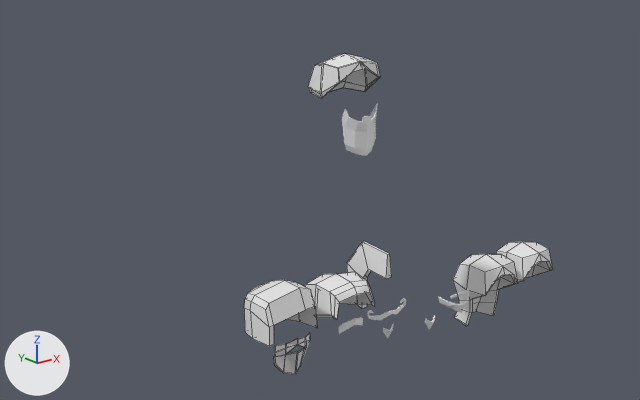
The FBX model Assets/3D models/Humans/Hair/HumanModel_Hair.fbx: old version first, new version second.
Before and after are seen from a 50 mm camera at (-21.6, -26.1, 14.2) aimed at (0.3, 1.3, 3.2). Arrows for +X, +Y and +Z are at lower left; the lights stay in place. Mesh edges are drawn as thin lines on the coarser meshes.

The older version as bpy lines, for what is in view:
```python
me_hairtype2 = bpy.data.meshes.new('HairType2')
me_hairtype2.from_pydata(...)  # 16 vertices, 14 faces; spans x -0.1..0.2, y -1.08..1.56, z -1.82..1.21
me_hairtype4_001 = bpy.data.meshes.new('HairType4.001')
me_hairtype4_001.from_pydata(...)  # 48 vertices, 50 faces; spans x -1.17..1.17, y -1.04..1.26, z -1.16..0.47
me_hairtype5_001 = bpy.data.meshes.new('HairType5.001')
me_hairtype5_001.from_pydata(...)  # 68 vertices, 70 faces; spans x -1.26..1.26, y -1.19..1.34, z -3.02..0.45
ob_hairtype2 = bpy.data.objects.new('HairType2', me_hairtype2)
ob_hairtype2.location = (2.0, 0.0, 0.0)
ob_hairtype4 = bpy.data.objects.new('HairType4', me_hairtype4_001)
ob_hairtype4.location = (0.0, -0.5, 9.0)
ob_hairtype5 = bpy.data.objects.new('HairType5', me_hairtype5_001)
ob_hairtype5.location = (8.8, -0.5, -1.11)
# also in view: 'FacialHairType4' at (0.0, -1.6, 6.7); 'HairType6' at (11.4, -0.4, -1.9); 'HairType3' at (-3.0, 0.0, -0.2); 'FacialHairType1' at (-3.0, -1.2, -1.8); 'HairType1' at (0.0, -0.1, -0.5)
```
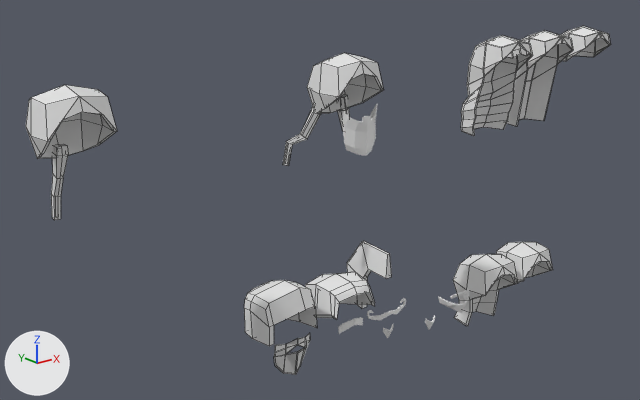
Commit message: Added more hair types

Pixel boxes (x1, y1, x2, y2) of what changed, in the pictures (640 x 400 px):
'HairType10', added
    after: (26, 85, 117, 220)
'HairType7', added
    after: (461, 35, 533, 136)
'HairType9', added
    after: (283, 53, 384, 166)
'HairType8', added
    after: (507, 30, 573, 126)
'HairType4', moved
    before: (308, 54, 380, 98)
    after: (561, 26, 611, 61)

Patch to the scene script:
```diff
--- a/Assets/3D models/Humans/Hair/HumanModel_Hair.fbx.py
+++ b/Assets/3D models/Humans/Hair/HumanModel_Hair.fbx.py
@@ me_hairtype8_001 @@
+me_hairtype8_001.from_pydata(...)  # 58 vertices, 60 faces; spans x -1.17..1.17, y -1.04..1.57, z -4.01..0.47
@@ me_hairtype7_001 @@
+me_hairtype7_001.from_pydata(...)  # 118 vertices, 120 faces; spans x -1.29..1.29, y -1.09..1.57, z -4.01..0.47
@@ me_hairtype9_001 @@
+me_hairtype9_001.from_pydata(...)  # 168 vertices, 162 faces; spans x -1.95..1.95, y -1.15..1.44, z -3.93..0.41
@@ me_hairtype10_001 @@
+me_hairtype10_001.from_pydata(...)  # 108 vertices, 106 faces; spans x -1.2..1.2, y -1.15..1.77, z -4.29..0.41
@@ ob_hairtype4 @@
 ob_hairtype4 = bpy.data.objects.new('HairType4', me_hairtype4_001)
-ob_hairtype4.location = (0.0, -0.5, 9.0)
+ob_hairtype4.location = (14.83, -0.5, 9.0)
@@ ob_hairtype8 @@
+ob_hairtype8 = bpy.data.objects.new('HairType8', me_hairtype8_001)
+ob_hairtype8.location = (11.93, -0.5, 9.0)
@@ ob_hairtype7 @@
+ob_hairtype7 = bpy.data.objects.new('HairType7', me_hairtype7_001)
+ob_hairtype7.location = (9.0, -0.5, 9.0)
@@ ob_hairtype9 @@
+ob_hairtype9 = bpy.data.objects.new('HairType9', me_hairtype9_001)
+ob_hairtype9.location = (-0.01, -0.5, 9.08)
@@ ob_hairtype10 @@
+ob_hairtype10 = bpy.data.objects.new('HairType10', me_hairtype10_001)
+ob_hairtype10.location = (-11.01, -0.5, 9.08)
```
